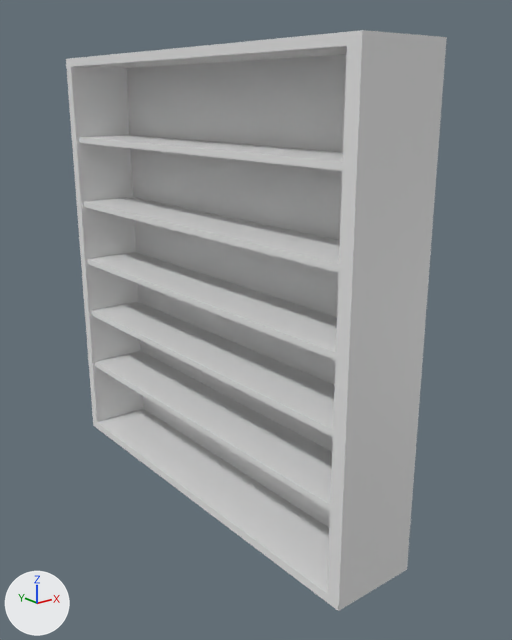
Before and after pictures for a commit that changed the Blender file Blender/Bücherregal.blend.
The view is the same before and after, from a 50 mm lens placed at (-2.03, -3.75, 2.37), pointed at (0.5, -0.6, 1.1). Lighting does not change. The marker at lower left points along +X, +Y and +Z.
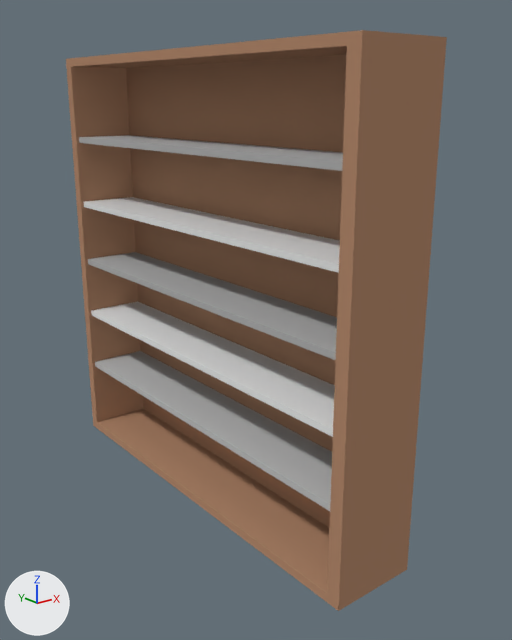
Boxes [x1, y1, x2, y2] around the edits, measured in the pictures (512 x 640 px):
```json
{"object": "Cube", "change": "recoloured", "before": [66, 30, 447, 611], "after": [66, 30, 447, 611], "on screen": "grey to brown"}
{"object": "Plane.001", "change": "recoloured", "before": [95, 351, 332, 511], "after": [95, 351, 332, 511]}
{"object": "Plane.002", "change": "recoloured", "before": [88, 252, 337, 360], "after": [88, 252, 337, 360]}
{"object": "Plane.004", "change": "recoloured", "before": [79, 135, 343, 171], "after": [79, 135, 343, 171]}
```

The change, as JSON lines over the scene's bpy script:
```json
{"op": "add", "block": "mat_material_003", "code": ["mat_material_003 = diffuse_material('Material.003')", "mat_material_003.base_color = (0.429, 0.429, 0.429)  # grey #afafaf"]}
{"op": "add", "block": "mat_material_002", "code": ["mat_material_002 = diffuse_material('Material.002')", "mat_material_002.base_color = (0.429, 0.429, 0.429)  # grey #afafaf"]}
{"op": "add", "block": "mat_material_004", "code": ["mat_material_004 = diffuse_material('Material.004')", "mat_material_004.base_color = (0.507, 0.507, 0.507)  # grey #bdbdbd"]}
{"op": "add", "block": "mat_material_001", "code": ["mat_material_001 = diffuse_material('Material.001')", "mat_material_001.base_color = (0.458, 0.252, 0.154)  # brown #b4896d"]}
{"block": "me_cube_004", "where": "me_cube_004.from_pydata(...)  # 36 vertices, 34 faces; spans x 0.61..1.0, y -1.0..1.0, z -1.0..1.0"}
{"op": "add", "block": "me_cube_004", "code": "me_cube_004.materials.append(mat_material_001)  # brown #b4896d"}
{"block": "me_plane_001", "where": "me_plane_001.from_pydata(...)  # 8 vertices, 6 faces; spans x -0.47..1.0, y -8.66..1.0, z -0.14..0.0"}
{"op": "add", "block": "me_plane_001", "code": "me_plane_001.materials.append(mat_material_004)  # grey #bdbdbd"}
{"block": "me_plane_002", "where": "me_plane_002.from_pydata(...)  # 8 vertices, 6 faces; spans x -0.47..1.0, y -8.66..1.0, z -0.14..0.0"}
{"op": "add", "block": "me_plane_002", "code": "me_plane_002.materials.append(mat_material_002)  # grey #afafaf"}
{"block": "me_plane_004", "where": "me_plane_004.from_pydata(...)  # 8 vertices, 6 faces; spans x -0.47..1.0, y -8.66..1.0, z -0.14..0.0"}
{"op": "add", "block": "me_plane_004", "code": "me_plane_004.materials.append(mat_material_003)  # grey #afafaf"}
```
